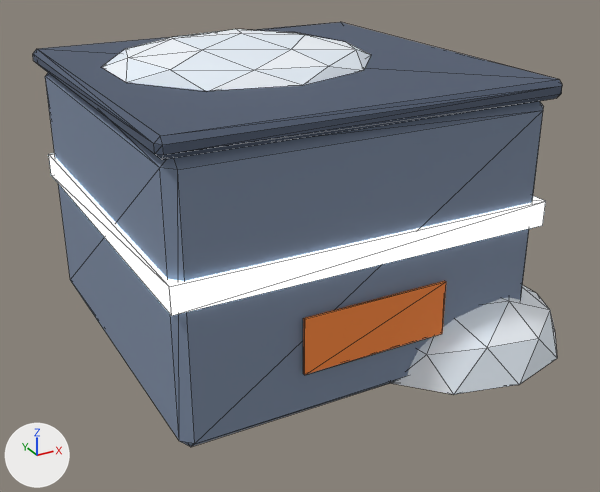
Before and after pictures for a commit that changed the glTF model foxspy/models/kit-arctic-crate.glb.
The view is the same before and after, from a 50 mm lens placed at (-1.51, -2.94, 1.78), pointed at (0.02, -0.15, 0.38). The axes (+X, +Y, +Z) are drawn at lower left. The lights are the same throughout. The picture after the commit comes second. Mesh edges are drawn as thin lines. Vertices at exactly the same position are counted once.

The older version as bpy lines, for what is in view:
```python
me_kit_arctic_crate = bpy.data.meshes.new('kit-arctic-crate')
me_kit_arctic_crate.from_pydata(...)  # 148 vertices, 272 faces; spans x -0.78..0.98, y -0.95..0.78, z -0.01..1.23
# faces by material slot: [260, 12]
me_kit_arctic_crate.materials.append(mat_main)
me_kit_arctic_crate.materials.append(mat_glow)
ob_kit_arctic_crate = bpy.data.objects.new('kit-arctic-crate', me_kit_arctic_crate)
ob_kit_arctic_crate.location = (0.0, 0.0, 0.0)
```
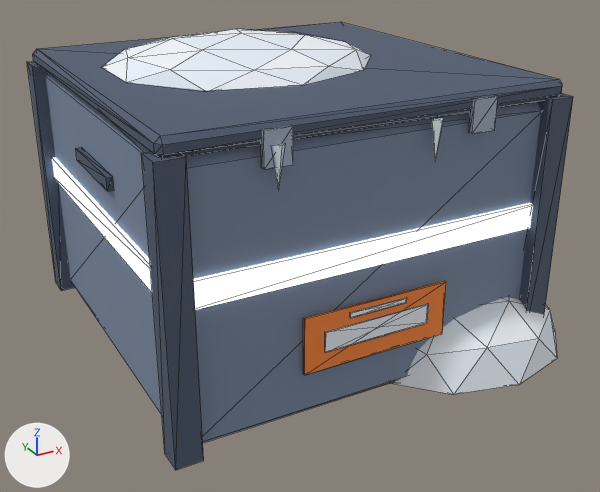
What changed in the scene script:
```text
Change me_kit_arctic_crate:
    used by ob_kit_arctic_crate; location = (0.0, 0.0, 0.0)
    verts and faces of me_kit_arctic_crate; kept vertices keep their numbers, new ones are numbered from 148
    remove me_kit_arctic_crate.from_pydata(...)  # 148 vertices, 272 faces; spans x -0.78..0.98, y -0.95..0.78, z -0.01..1.23
    add me_kit_arctic_crate.from_pydata(...)  # 238 vertices, 404 faces; spans x -0.8..0.98, y -0.95..0.8, z -0.01..1.23
    me_kit_arctic_crate part 1: a new loose piece, a box spanning x -0.774..-0.75, y -0.2..0.2, z 0.78..0.83, in mat_main
    me_kit_arctic_crate part 2: a new loose piece, a box spanning x -0.45..-0.35, y -0.79..-0.77, z 0.98..1.1, in mat_main
    me_kit_arctic_crate part 3: a new loose piece, a box spanning x -0.8..-0.7, y -0.8..-0.7, z 0.0..1.06, in mat_main
    me_kit_arctic_crate part 4: a new loose piece, a box spanning x -0.8..-0.7, y 0.7..0.8, z 0.0..1.06, in mat_main
    me_kit_arctic_crate part 5: a new loose piece, a box spanning x 0.35..0.45, y -0.79..-0.77, z 0.98..1.1, in mat_main
    me_kit_arctic_crate part 6: a new loose piece, a box spanning x 0.7..0.8, y -0.8..-0.7, z 0.0..1.06, in mat_main
    me_kit_arctic_crate part 7: a new loose piece, a box spanning x -0.22..0.22, y -0.78..-0.774, z 0.27..0.35, in mat_main
    me_kit_arctic_crate part 8: a new loose piece, a box spanning x -0.12..0.12, y -0.78..-0.774, z 0.38..0.4, in mat_main
    me_kit_arctic_crate part 9
    add verts[148] = (-0.38, -0.79, 1.05)  # pixel (285, 143)
    add verts[149] = (-0.4, -0.81, 1.05)  # pixel (281, 146)
    add verts[150] = (-0.43, -0.79, 1.05)  # pixel (270, 145)
    add verts[151] = (-0.4, -0.76, 1.05)
    add verts[152] = (-0.4, -0.79, 0.9)  # pixel (278, 191)
    add faces += [(148, 149, 152), (149, 150, 152), (150, 151, 152), (148, 152, 151), (148, 151, 149), (149, 151, 150)]  # mat_main
    me_kit_arctic_crate part 10
    add verts[153] = (0.23, -0.79, 1.05)  # pixel (443, 118)
    add verts[154] = (0.2, -0.81, 1.05)  # pixel (442, 120)
    add verts[155] = (0.17, -0.79, 1.05)  # pixel (431, 120)
    add verts[156] = (0.2, -0.76, 1.05)  # pixel (433, 117)
    add verts[157] = (0.2, -0.79, 0.9)
    add faces += [(153, 154, 157), (154, 155, 157), (155, 156, 157), (153, 157, 156), (153, 156, 154), (154, 156, 155)]  # mat_main
    other edits to the shape of me_kit_arctic_crate do not show in these pictures
```

Pixel boxes (x1, y1, x2, y2) of what changed, in the pictures (600 x 492 px):
'kit-arctic-crate', reshaped
    before: (33, 22, 562, 447)
    after: (27, 22, 573, 470)
part 1 of me_kit_arctic_crate, added (blue)
    after: (76, 147, 114, 191)
part 2 of me_kit_arctic_crate, added
    after: (261, 126, 293, 170)
part 3 of me_kit_arctic_crate, added (blue)
    after: (141, 152, 204, 470)
part 4 of me_kit_arctic_crate, added (blue)
    after: (27, 62, 75, 290)
part 5 of me_kit_arctic_crate, added
    after: (469, 96, 498, 134)
part 6 of me_kit_arctic_crate, added (blue)
    after: (519, 93, 573, 315)
part 7 of me_kit_arctic_crate, added
    after: (325, 303, 429, 352)
part 8 of me_kit_arctic_crate, added
    after: (350, 297, 407, 318)
part 9 of me_kit_arctic_crate, added
    after: (273, 144, 284, 191)
part 10 of me_kit_arctic_crate, added
    after: (432, 118, 444, 159)
